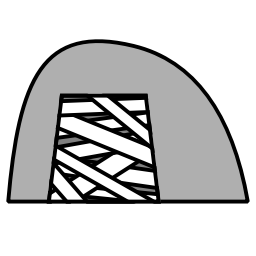
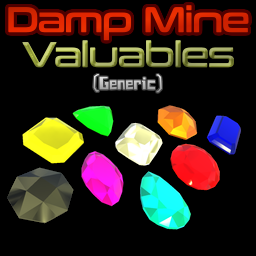
Two versions of the same layered image (256×256). Layer-by-layer changes:
added group "Valuables" (1st of 3) with 17 layers above "Copy of Entrance" over [0, 0, 256, 256]
added layer "Copy of Paint Layer 1 (pasted)" (2nd of 2, in "Valuables") in group "Valuables" over [0, 0, 256, 256]
added layer "Paint Layer 1" in group "Valuables" over [0, 0, 256, 256]